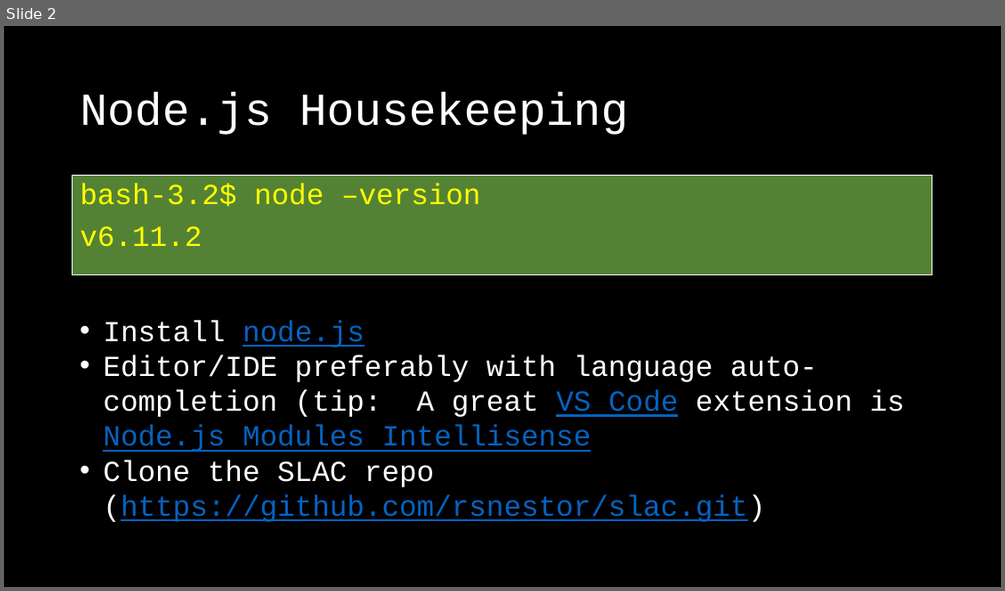
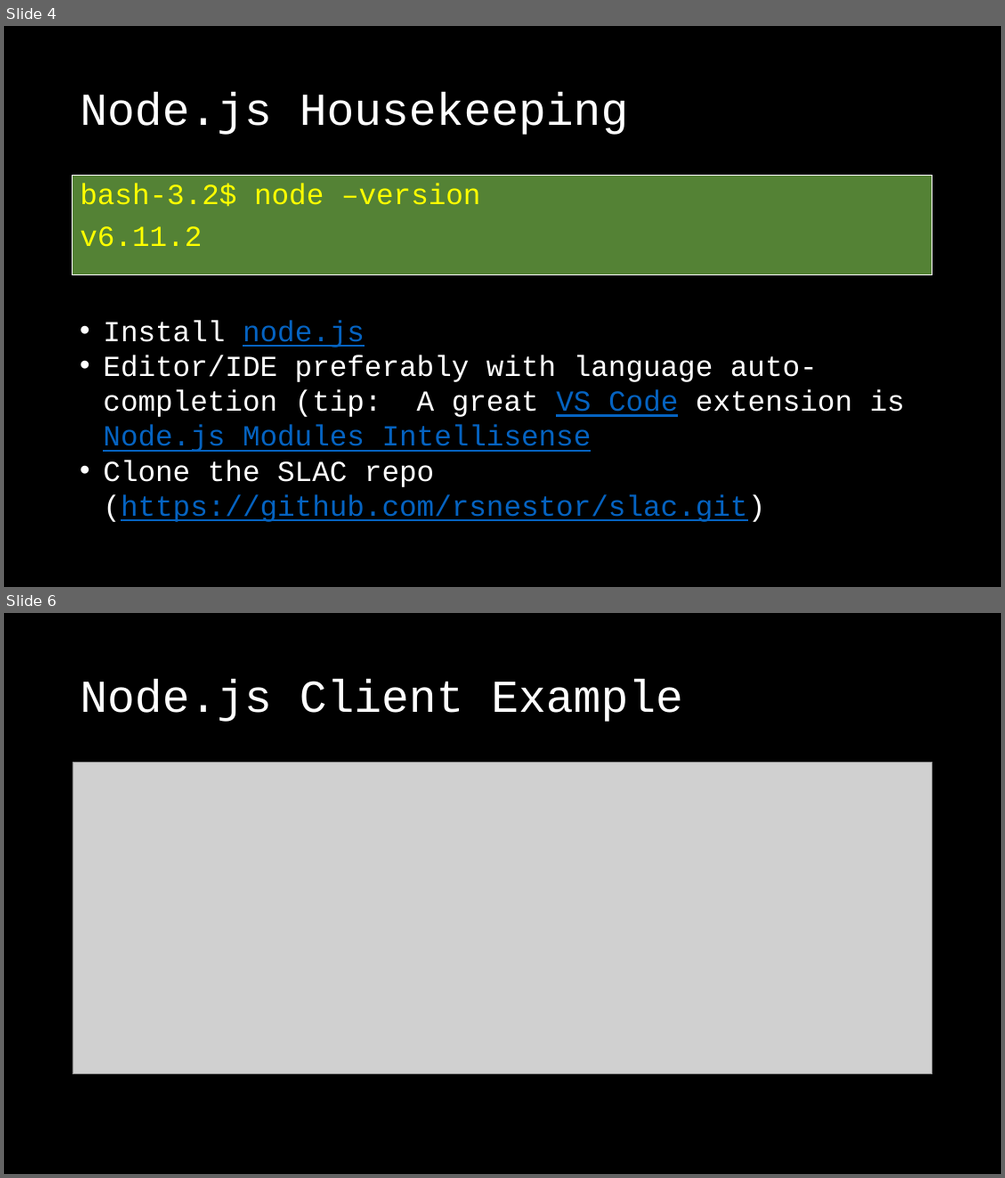
Before and after one commit to rsnestor/slac, a slide deck: doc/slac_slides.pptx. Shown one above the other, each under a label of ours: slide 2 before the commit, slides 4 and 6 after it; the slides between them are not shown. The pictures are 1005x591 and 1005x1178 pixels, drawn with LibreOffice and Linux fonts; fonts in the diff are those of the drawing; grey boxes stand for pictures. Boxes give left, top, right and bottom in pixels: in the first picture for what was removed or moved away, otherwise in the second. Text is boxed around its words. In the diff, an @@ line names an element or a change of style, - is before the commit and + after.

```diff
--- a/doc/slac_slides.pptx
+++ b/doc/slac_slides.pptx
@@ slide 6 added at [4,613,1001,1174], background #000000 @@
@@ title added at [80,678,683,722], 44 pt, text #FFFFFF @@
+Node.js Client Example
@@ picture added at [73,763,933,1074] @@
@@ what was slide 2 is now slide 4 @@
```
Also in this commit, not shown: 1 other slide added, 1 other file.
